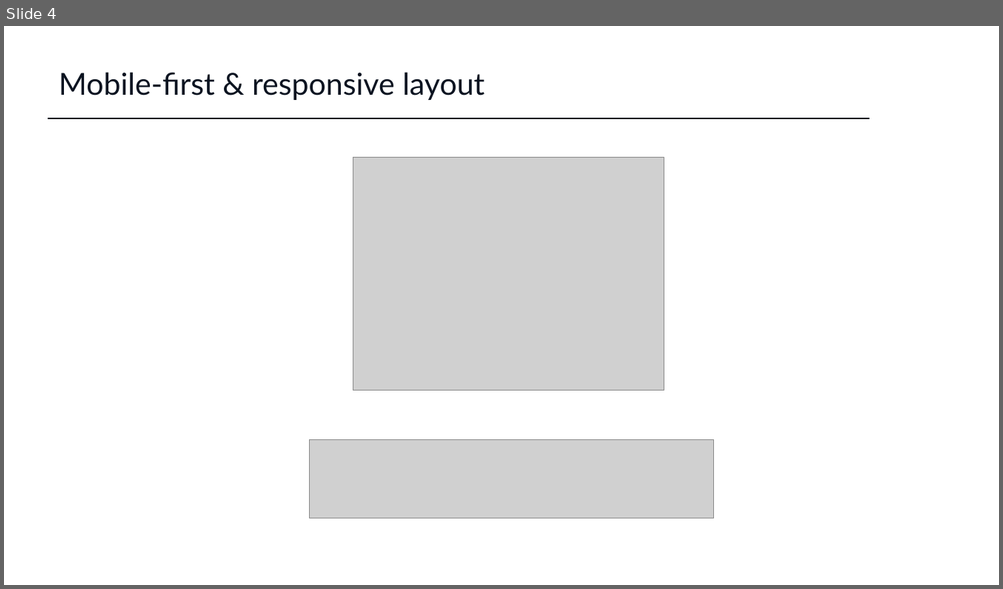
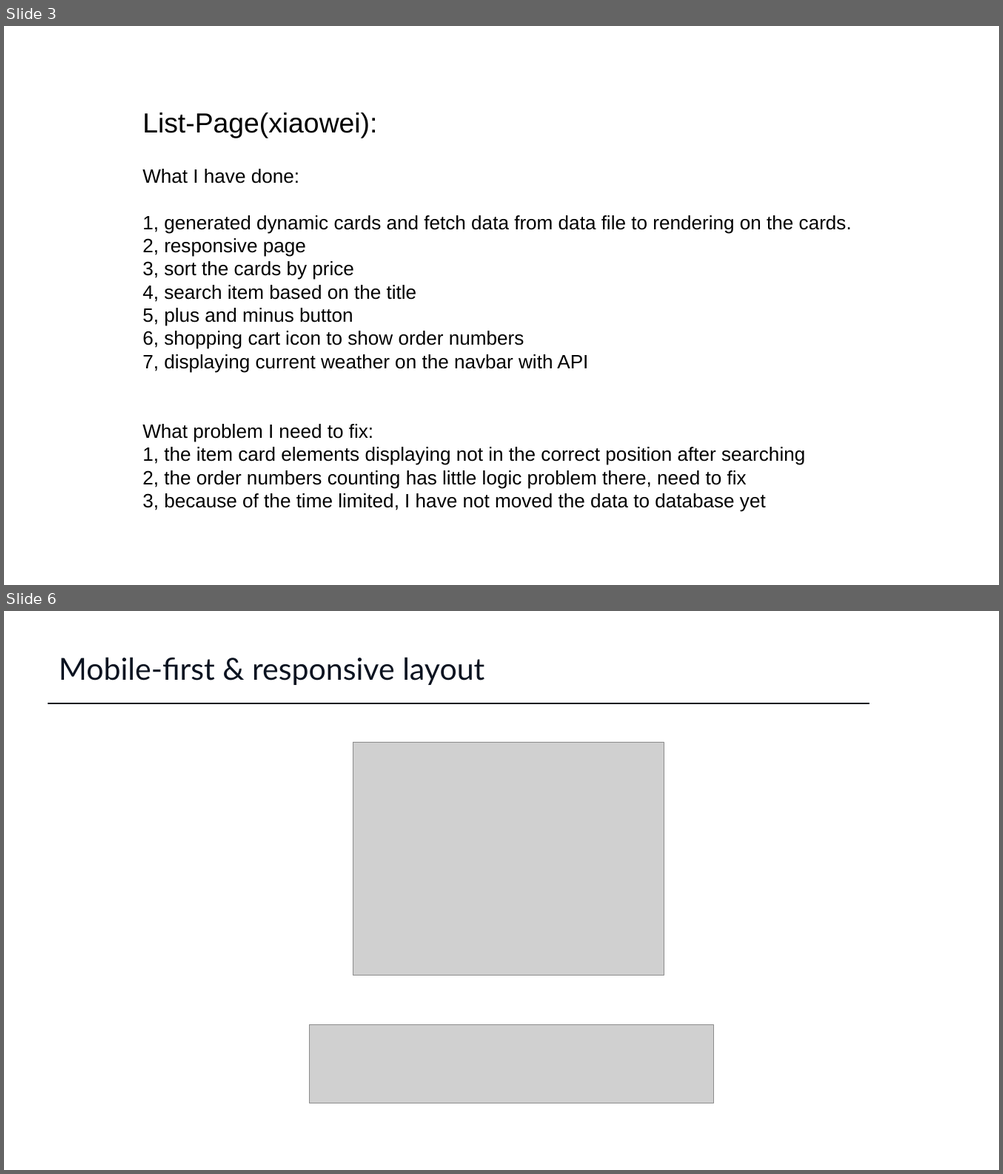
Before and after one commit to xiaoqianniu/map07-group03-test, a slide deck: Documents/sushi_project_summary.pptx. Shown one above the other, each under a label of ours: slide 4 before the commit, slides 3 and 6 after it; the slides between them are not shown. The pictures are 1003x589 and 1003x1174 pixels, drawn with LibreOffice and Linux fonts; fonts in the diff are those of the drawing; grey boxes stand for pictures. Boxes give left, top, right and bottom in pixels: in the first picture for what was removed or moved away, otherwise in the second. Text is boxed around its words. In the diff, an @@ line names an element or a change of style, - is before the commit and + after.

```diff
--- a/Documents/sushi_project_summary.pptx
+++ b/Documents/sushi_project_summary.pptx
@@ slide 3 added at (x1=4, y1=26, x2=999, y2=585), background #FFFFFF @@
@@ text added at (x1=142, y1=113, x2=377, y2=138), 40 pt, text #000000 @@
+List-Page(xiaowei):
@@ text added at (x1=142, y1=169, x2=851, y2=512), 28 pt, text #000000 @@
+What I have done:
+1, generated dynamic cards and fetch data from data file to rendering on the cards.
+2, responsive page
+3, sort the cards by price
+4, search item based on the title
+5, plus and minus button
+6, shopping cart icon to show order numbers
+7, displaying current weather on the navbar with API
+What problem I need to fix:
+1, the item card elements displaying not in the correct position after searching
+2, the order numbers counting has little logic problem there, need to fix
+3, because of the time limited, I have not moved the data to database yet
@@ what was slide 4 is now slide 6 @@
```
Also in this commit, not shown: 3 slides changed, 3 other slides added, 1 slide removed.
